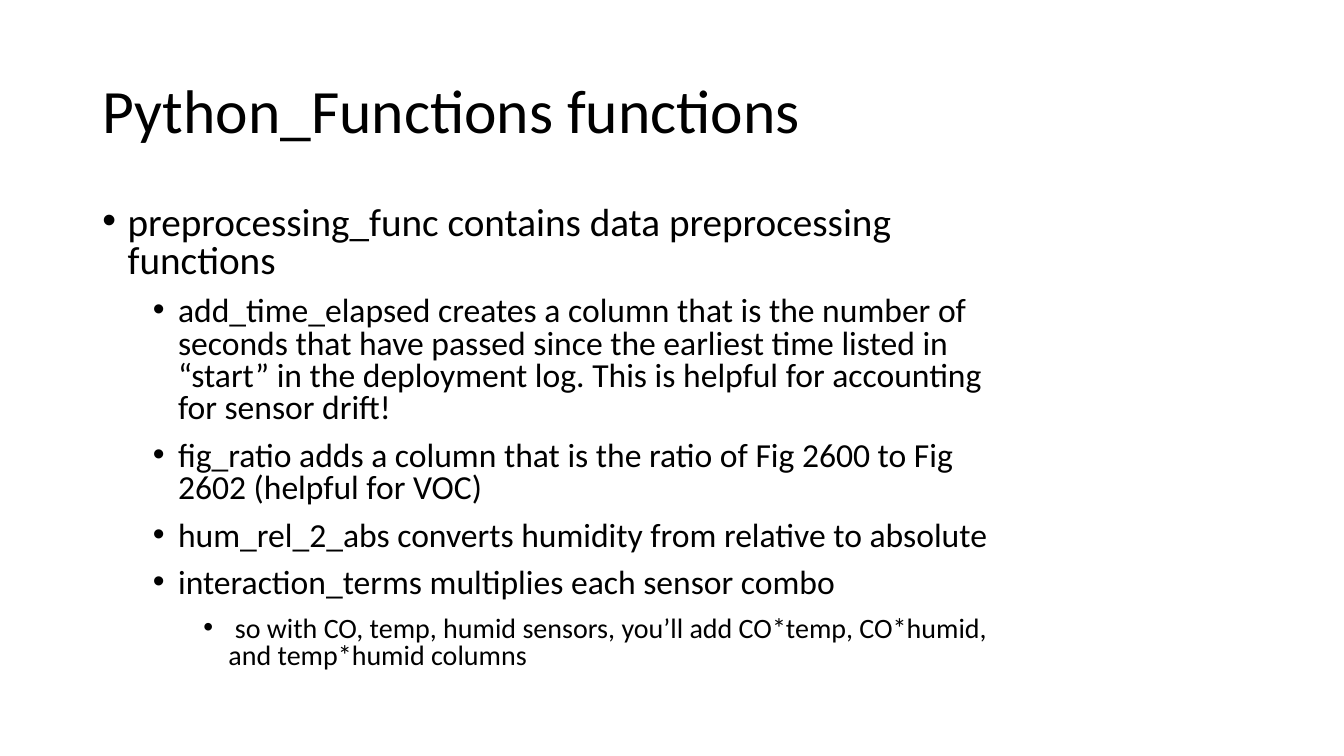
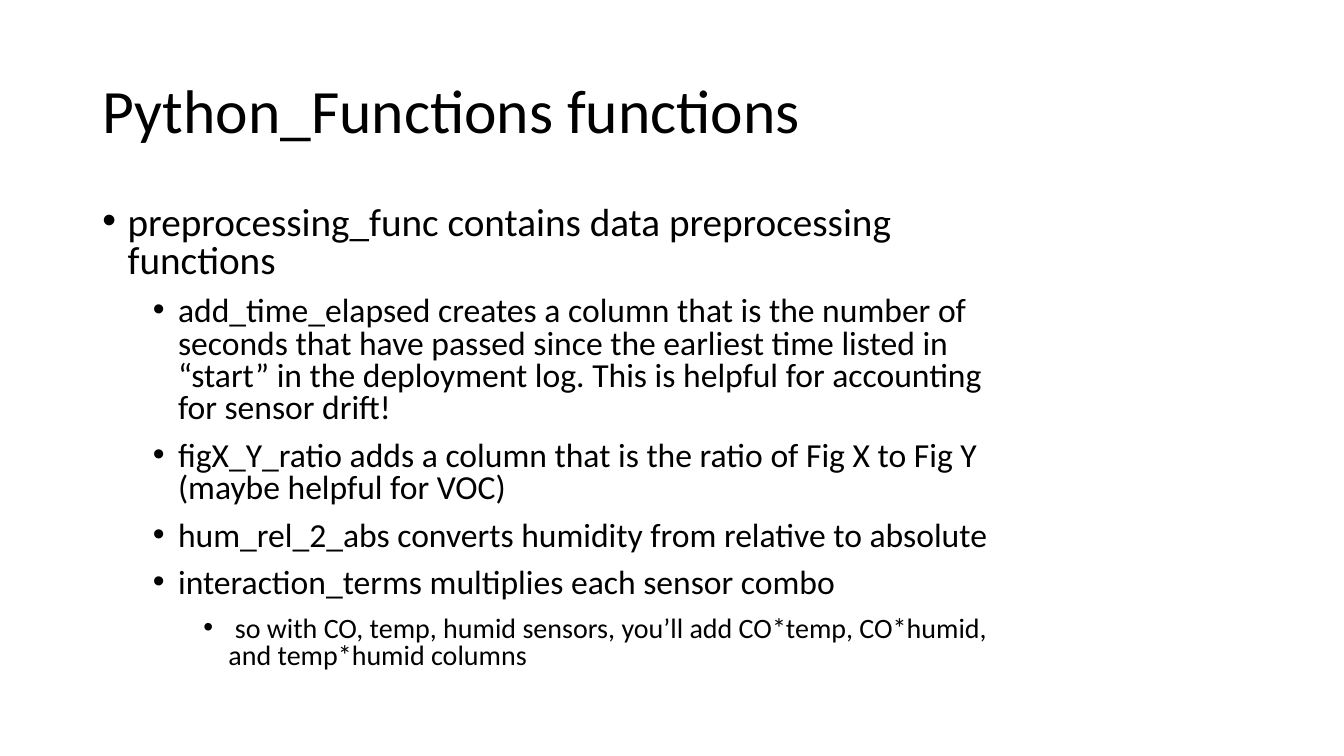
Before and after one commit to cafr1977/MPC_python, a slide deck: slide 28 of Python MPC.pptx. Drawn at 1344x756 pixels with LibreOffice and Linux fonts; fonts in the diff are those of the drawing. Boxes give left, top, right and bottom in pixels: in the first picture for what was removed or moved away, otherwise in the second. Text is boxed around its words. In the diff, an @@ line names an element or a change of style, - is before the commit and + after.

```diff
--- a/Python MPC.pptx
+++ b/Python MPC.pptx
@@ text at (x1=178, y1=443, x2=976, y2=505): text changed @@
-  • fig_ratio adds a column that is the ratio of Fig 2600 to Fig 2602 (helpful for VOC)
+  • figX_Y_ratio adds a column that is the ratio of Fig X to Fig Y (maybe helpful for VOC)
```
Also in this commit, not shown: 5 other slides changed, 6 other files.
